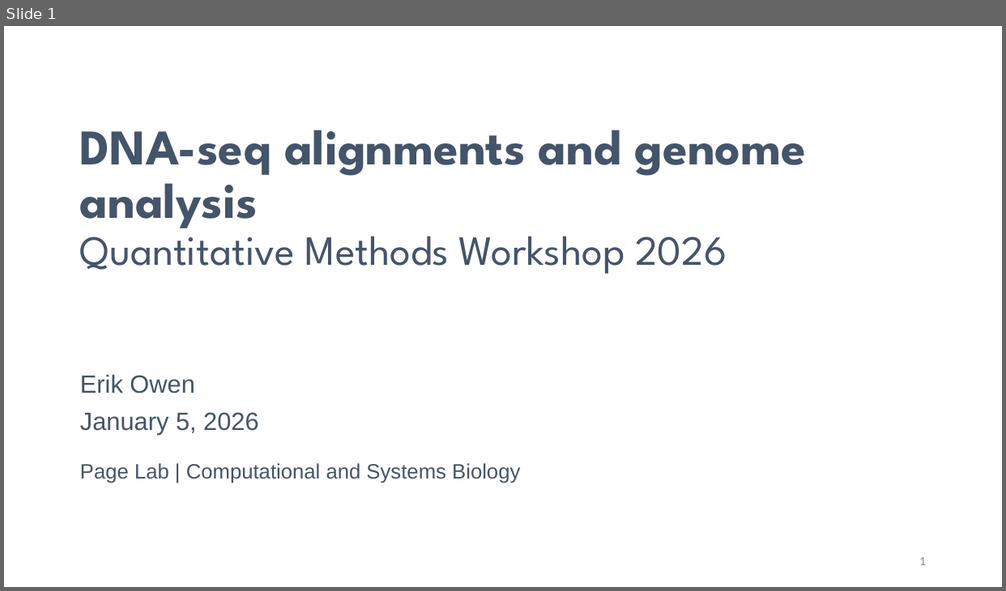
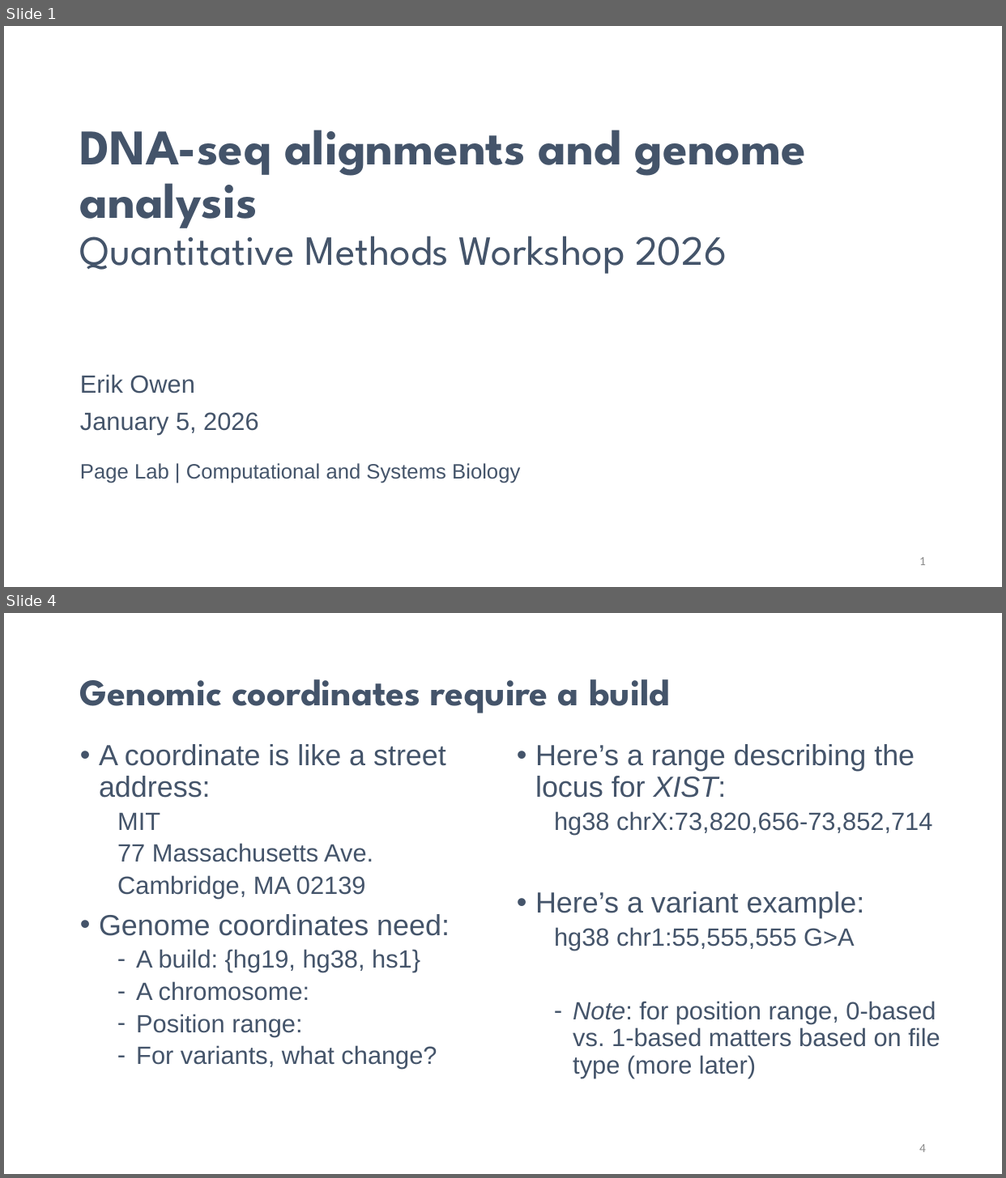
Before and after one commit to erik-owen/2026_QMW_Genomics, a slide deck: slides/260105_dna_seq_alignments.pptx. Shown one above the other, each under a label of ours: slide 1 before the commit, slides 1 and 4 after it; the slides between them are not shown. The pictures are 1006x591 and 1006x1178 pixels, drawn with LibreOffice and Linux fonts; fonts in the diff are those of the drawing; background and template pictures are left out. Boxes give left, top, right and bottom in pixels: in the first picture for what was removed or moved away, otherwise in the second. Text is boxed around its words. In the diff, an @@ line names an element or a change of style, - is before the commit and + after.

```diff
--- a/slides/260105_dna_seq_alignments.pptx
+++ b/slides/260105_dna_seq_alignments.pptx
@@ slide 4 added at [4,613,1002,1174], background #FFFFFF @@
@@ title added at [80,679,670,713], 36 pt, text #44546A, bold @@
+Genomic coordinates require a build
@@ text added at [99,744,450,1069], 24 pt, text #44546A @@
+• A coordinate is like a street address:
+  MIT
+  77 Massachusetts Ave.
+  Cambridge, MA 02139
+• Genome coordinates need:
+  ⁃ A build: {hg19, hg38, hs1}
+  ⁃ A chromosome:
+  ⁃ Position range:
+  ⁃ For variants, what change?
@@ text added at [535,744,940,1078], 24 pt, text #44546A @@
+• Here’s a range describing the locus for XIST:
+  hg38 chrX:73,820,656-73,852,714
+• Here’s a variant example:
+  hg38 chr1:55,555,555 G>A
+  ⁃ Note: for position range, 0-based vs. 1-based matters based on file type (more later)
@@ page number added at [919,1144,926,1152], 12 pt, text #8C8C8C @@
+4
```
Also in this commit, not shown: 9 other slides added, 1 other file.
